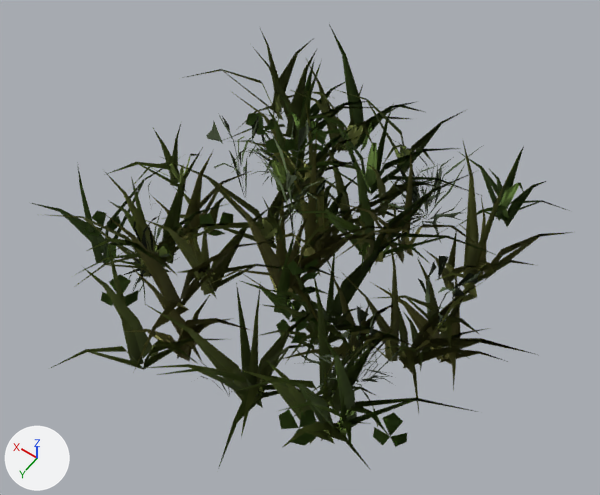
An edit to the glTF model assets/meadow-leaves.glb, drawn before and after from the same camera.
Before and after are seen from a 50 mm lens placed at (-0.785, 1.129, 1.838), pointed at (-0.028, 0.069, 0.172). The axes (+X, +Y, +Z) are drawn at lower left. The lights are the same throughout. The older version comes first.

The older version as bpy lines, for what is in view:
```python
me_mesh_0 = bpy.data.meshes.new('Mesh_0')
me_mesh_0.from_pydata(...)  # 3262 vertices, 2240 faces; spans x -0.663..0.648, y -0.659..0.698, z -0.04..0.466
me_mesh_0.materials.append(mat_material_0)
me_mesh_1 = bpy.data.meshes.new('Mesh_1')
me_mesh_1.from_pydata(...)  # 1754 vertices, 1074 faces; spans x -0.663..0.648, y -0.659..0.698, z -0.04..0.466
me_mesh_1.materials.append(mat_material_0)
ob_meadow = bpy.data.objects.new('Meadow', me_mesh_0)
ob_meadow.location = (0.0, 0.0, 0.0)
ob_meadowmid = bpy.data.objects.new('MeadowMid', me_mesh_1)
ob_meadowmid.location = (0.0, 0.0, 0.0)
```
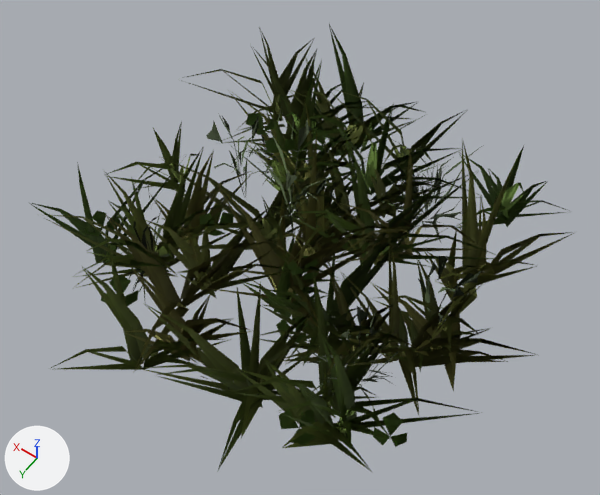
Boxes [x1, y1, x2, y2] around the edits, measured in the pictures (600 x 495 px):
'MeadowFar', added
    after: [29, 26, 576, 472]

The change, as a diff of the scene's bpy script:
```diff
--- a/assets/meadow-leaves.glb.py
+++ b/assets/meadow-leaves.glb.py
@@ me_mesh_2 @@
+me_mesh_2.from_pydata(...)  # 1188 vertices, 478 faces; spans x -0.663..0.648, y -0.659..0.698, z -0.04..0.466
+me_mesh_2.materials.append(mat_material_0)
@@ ob_meadowfar @@
+ob_meadowfar = bpy.data.objects.new('MeadowFar', me_mesh_2)
+ob_meadowfar.location = (0.0, 0.0, 0.0)
```
